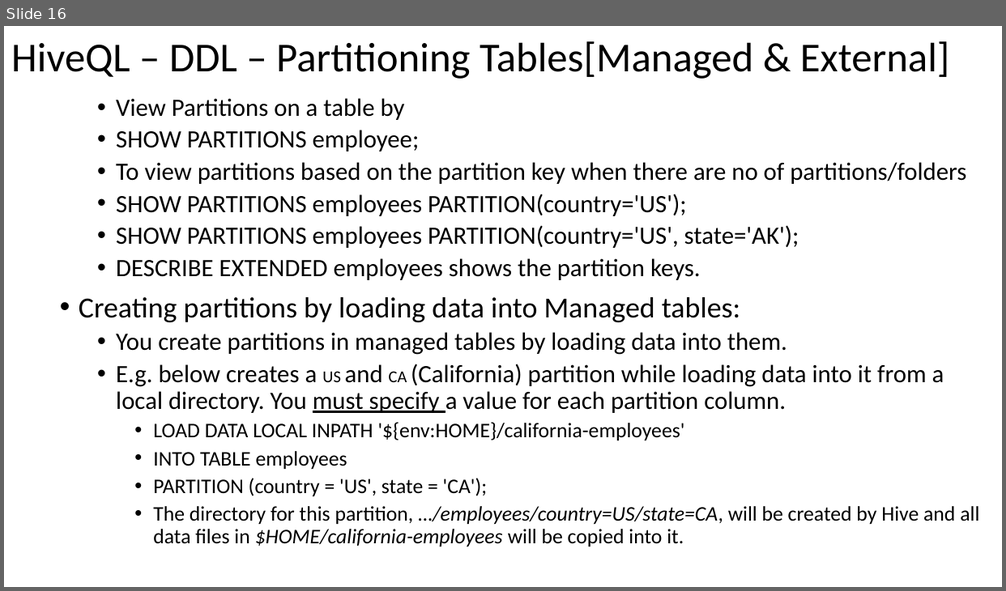
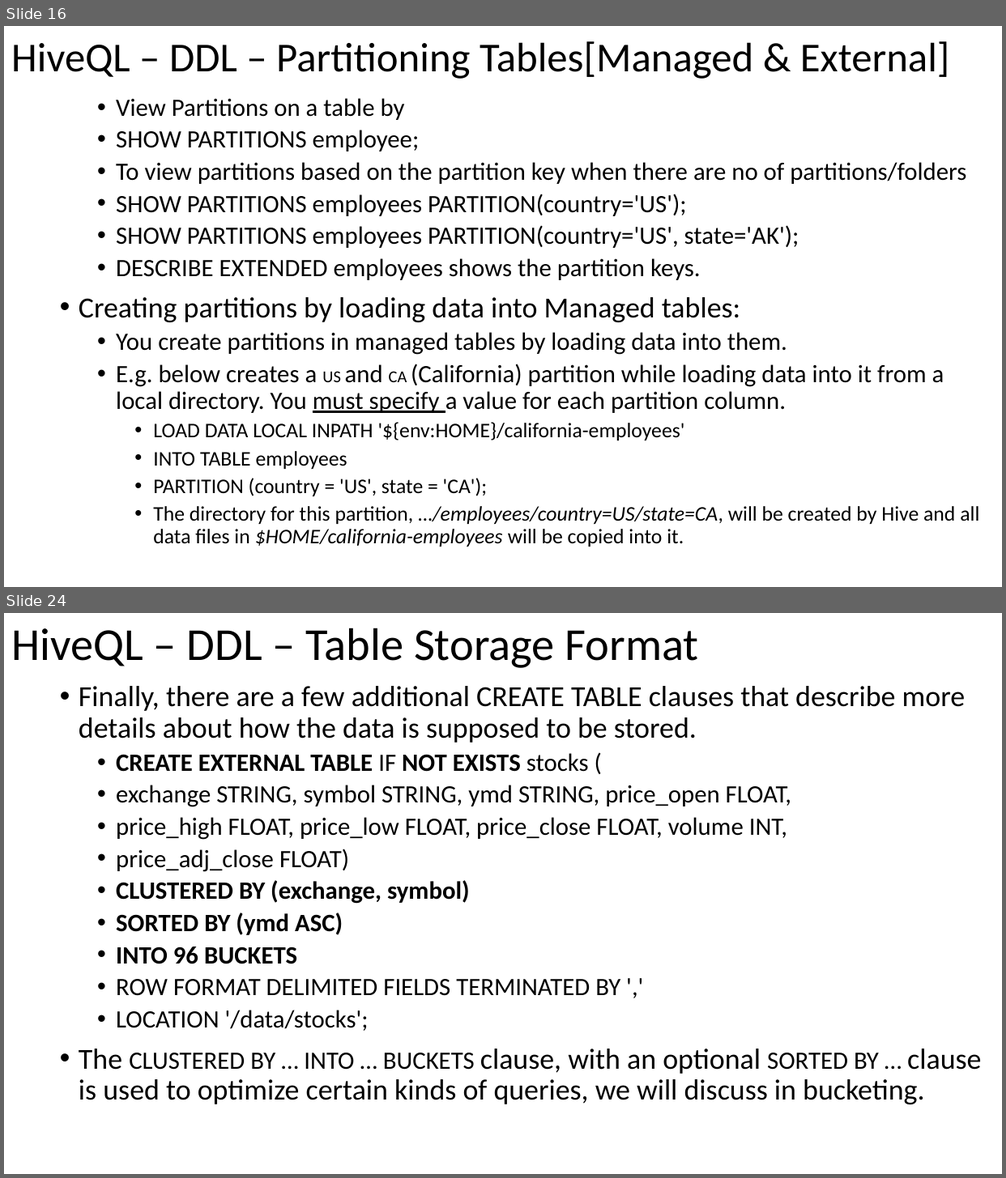
Before and after one commit to email2dorababu/SCALA_Reading, a slide deck: Hive_Def_Guide_mar_2016/Hive_programming_Hive_part3.pptx. Shown one above the other, each under a label of ours: slide 16 before the commit, slides 16 and 24 after it; the slides between them are not shown. The pictures are 1006x591 and 1006x1178 pixels, drawn with LibreOffice and Linux fonts; fonts in the diff are those of the drawing. Boxes give left, top, right and bottom in pixels: in the first picture for what was removed or moved away, otherwise in the second. Text is boxed around its words. In the diff, an @@ line names an element or a change of style, - is before the commit and + after.

```diff
--- a/Hive_Def_Guide_mar_2016/Hive_programming_Hive_part3.pptx
+++ b/Hive_Def_Guide_mar_2016/Hive_programming_Hive_part3.pptx
@@ slide 24 added at bbox=[4, 613, 1002, 1174], background #FFFFFF @@
@@ title added at bbox=[11, 628, 699, 668], 44 pt, text #000000 @@
+HiveQL – DDL – Table Storage Format
@@ text added at bbox=[79, 686, 981, 1105], 24 pt, text #000000 @@
+• Finally, there are a few additional CREATE TABLE clauses that describe more details about how the data is supposed to be stored.
+  • CREATE EXTERNAL TABLE IF NOT EXISTS stocks (
+  • exchange STRING, symbol STRING, ymd STRING, price_open FLOAT,
+  • price_high FLOAT, price_low FLOAT, price_close FLOAT, volume INT,
+  • price_adj_close FLOAT)
+  • CLUSTERED BY (exchange, symbol)
+  • SORTED BY (ymd ASC)
+  • INTO 96 BUCKETS
+  • ROW FORMAT DELIMITED FIELDS TERMINATED BY ','
+  • LOCATION '/data/stocks';
+• The CLUSTERED BY … INTO … BUCKETS clause, with an optional SORTED BY … clause is used to optimize certain kinds of queries, we will discuss in bucketing.
```
Also in this commit, not shown: 1 slide changed, 11 other slides added, 1 other file.
